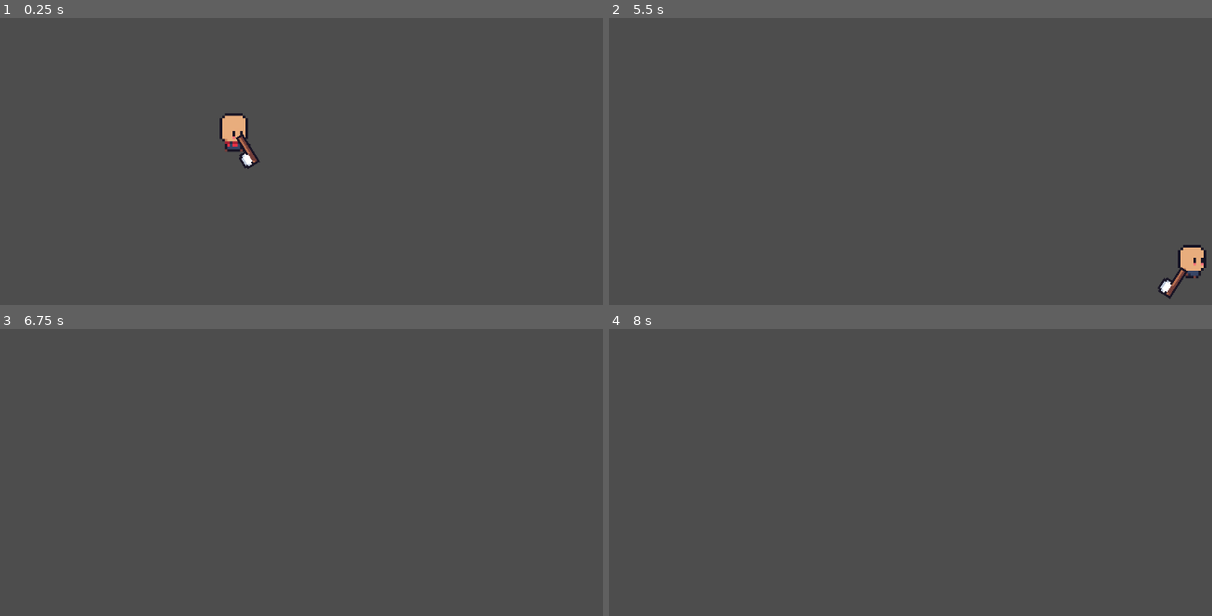
Above: before the commit, frames 1-4 (two rows, left to right).
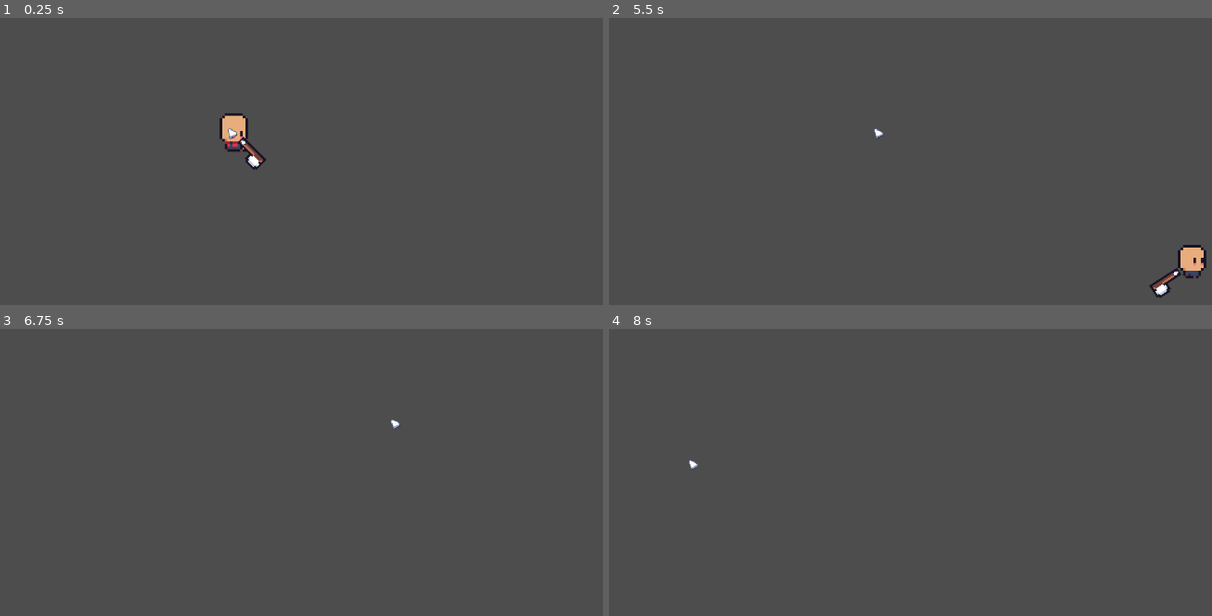
Above: after the commit, the same moments.

Repository: arek-e/brackeys-2024.2
Game: Godot game, scene res://scenes/main.tscn
The game is run twice, just before and just after one commit, with the same random seed, the same clock (stepped at 60 frames per second) and the same inputs.
Inputs (mouse positions are in pixels of both pictures, inside the frame that each line leads up to):
- Up to frame 1 (0.25 s): no input
- Up to frame 2 (5.5 s): move the mouse to (1006, 112) at 0.52 s; hold D (move_right) 0.53-1.28 s; hold Shift (sprint) 0.53-1.28 s; click (1006, 112) at 0.6 s; move the mouse to (693, 155) at 1.27 s; hold S (move_down) 1.28-2.03 s; tap Shift (sprint) at 1.35, 2.85, 4.35 s; click (693, 155) at 1.55 s; tap Enter at 2, 3.5, 5 s; move the mouse to (916, 40) at 2.02 s; hold D (move_right) 2.03-2.78 s; hold Shift (sprint) 2.03-2.78 s; click (916, 40) at 2.1 s; tap Space at 2.75, 4.25 s; move the mouse to (801, 216) at 2.77 s; hold W (move_up) 2.78-3.53 s; click (801, 216) at 3.05 s; move the mouse to (1061, 195) at 3.52 s; hold Shift (sprint) 3.53-4.28 s; hold A (move_left) 3.53-5.03 s; click (1061, 195) at 3.6 s; move the mouse to (621, 72) at 4.27 s; click (621, 72) at 4.55 s; move the mouse to (880, 132) at 5.02 s; hold S (move_down) from 5.03 s (still down); hold Shift (sprint) from 5.03 s (still down); click (880, 132) at 5.1 s
- Up to frame 3 (6.75 s): move the mouse to (120, 340) at 5.77 s; release S (move_down) at 5.78 s; release Shift (sprint) at 5.78 s; hold D (move_right) 5.78-6.53 s; tap Shift (sprint) at 5.85 s; click (120, 340) at 6.05 s; tap Space at 6.5 s; move the mouse to (397, 423) at 6.52 s; hold W (move_up) from 6.53 s (still down); hold Shift (sprint) from 6.53 s (still down); click (397, 423) at 6.6 s
- Up to frame 4 (8 s): move the mouse to (693, 466) at 7.27 s; release W (move_up) at 7.28 s; release Shift (sprint) at 7.28 s; hold D (move_right) from 7.28 s (still down); tap Shift (sprint) at 7.35 s; click (693, 466) at 7.55 s

The runs differ from the first frame. In frame 1, 0.3% of the frame differs, in the area x 37-45%, y 38-53%; in frame 2, 0.4%, in the area x 43-97%, y 38-99%; in frame 3, less than 0.1%; in frame 4, less than 0.1%.

Commit message:
feat: The hand now works and attack is in correct direction

Diff:
--- a/resources/tools/axe/directions/axeNW.tres
+++ b/resources/tools/axe/directions/axeNW.tres
@@ -4,6 +4,6 @@
 
 [resource]
 script = ExtResource("1_wne3c")
-rotation = 45.0
-flip_h = true
-flip_v = false
+rotation = -135.0
+flip_h = false
+flip_v = true
--- a/resources/tools/axe/directions/axeSW.tres
+++ b/resources/tools/axe/directions/axeSW.tres
@@ -4,6 +4,6 @@
 
 [resource]
 script = ExtResource("1_17uet")
-rotation = -45.0
-flip_h = true
-flip_v = false
+rotation = 135.0
+flip_h = false
+flip_v = true
--- a/scenes/player.tscn
+++ b/scenes/player.tscn
@@ -6,6 +6,8 @@
 [ext_resource type="Texture2D" uid="uid://bj3jplgtynb" path="res://assets/Sunnyside World/Characters/Human/RUN/base_run_strip8.png" id="2_mse4e"]
 [ext_resource type="Texture2D" uid="uid://byb21ijheurg6" path="res://assets/Sunnyside World/Characters/Human/WALKING/base_walk_strip8.png" id="3_uymua"]
 [ext_resource type="Texture2D" uid="uid://mbgn6ofykyvm" path="res://assets/Pixel Weapons/Axe.png" id="5_pt4nw"]
+[ext_resource type="Texture2D" uid="uid://pjyouy2itdan" path="res://assets/Sunnyside World/UI/arrow_up.png" id="7_l4mvm"]
+[ext_resource type="Texture2D" uid="uid://3bjw6cuc1p4t" path="res://assets/Sunnyside World/UI/cursor_03.png" id="7_tyyev"]
 
 [sub_resource type="AtlasTexture" id="AtlasTexture_xq4pq"]
 atlas = ExtResource("1_ngy66")
@@ -204,87 +206,30 @@
 radius = 5.0
 height = 16.0
 
+[sub_resource type="CircleShape2D" id="CircleShape2D_uby41"]
+radius = 2.0
+
 [sub_resource type="Animation" id="Animation_dnxa0"]
 length = 0.001
 tracks/0/type = "value"
 tracks/0/imported = false
 tracks/0/enabled = true
-tracks/0/path = NodePath("Hand:position")
+tracks/0/path = NodePath("Hand/ToolSprite:flip_h")
 tracks/0/interp = 1
 tracks/0/loop_wrap = true
 tracks/0/keys = {
 "times": PackedFloat32Array(0),
 "transitions": PackedFloat32Array(1),
-"update": 0,
-"values": [Vector2(3, 4)]
+"update": 1,
+"values": [false]
 }
 tracks/1/type = "value"
 tracks/1/imported = false
 tracks/1/enabled = true
-tracks/1/path = NodePath("Hand:rotation")
+tracks/1/path = NodePath("Hand/ToolSprite:flip_v")
 tracks/1/interp = 1
 tracks/1/loop_wrap = true
 tracks/1/keys = {
-"times": PackedFloat32Array(0),
-"transitions": PackedFloat32Array(1),
-"update": 0,
-"values": [0.0]
-}
-tracks/2/type = "value"
-tracks/2/imported = false
-tracks/2/enabled = true
-tracks/2/path = NodePath("Hand/ToolSprite:position")
-tracks/2/interp = 1
-tracks/2/loop_wrap = true
-tracks/2/keys = {
-"times": PackedFloat32Array(0),
-"transitions": PackedFloat32Array(1),
-"update": 0,
-"values": [Vector2(0, 0)]
-}
-tracks/3/type = "value"
-tracks/3/imported = false
-tracks/3/enabled = true
-tracks/3/path = NodePath("Hand/ToolSprite:rotation")
-tracks/3/interp = 1
-tracks/3/loop_wrap = true
-tracks/3/keys = {
-"times": PackedFloat32Array(0),
-"transitions": PackedFloat32Array(1),
-"update": 0,
-"values": [0.0]
-}
-tracks/4/type = "value"
-tracks/4/imported = false
-tracks/4/enabled = true
-tracks/4/path = NodePath("Hand:scale")
-tracks/4/interp = 1
-tracks/4/loop_wrap = true
-tracks/4/keys = {
-"times": PackedFloat32Array(0),
-"transitions": PackedFloat32Array(1),
-"update": 0,
-"values": [Vector2(1, 1)]
-}
-tracks/5/type = "value"
-tracks/5/imported = false
-tracks/5/enabled = true
-tracks/5/path = NodePath("Hand/ToolSprite:flip_h")
-tracks/5/interp = 1
-tracks/5/loop_wrap = true
-tracks/5/keys = {
-"times": PackedFloat32Array(0),
-"transitions": PackedFloat32Array(1),
-"update": 1,
-"values": [false]
-}
-tracks/6/type = "value"
-tracks/6/imported = false
-tracks/6/enabled = true
-tracks/6/path = NodePath("Hand/ToolSprite:flip_v")
-tracks/6/interp = 1
-tracks/6/loop_wrap = true
-tracks/6/keys = {
 "times": PackedFloat32Array(0),
 "transitions": PackedFloat32Array(1),
 "update": 1,
@@ -330,6 +275,18 @@
 "update": 0,
 "values": [0.0]
 }
+tracks/3/type = "value"
+tracks/3/imported = false
+tracks/3/enabled = true
+tracks/3/path = NodePath("Hand/ToolSprite:z_index")
+tracks/3/interp = 1
+tracks/3/loop_wrap = true
+tracks/3/keys = {
+"times": PackedFloat32Array(0),
+"transitions": PackedFloat32Array(1),
+"update": 1,
+"values": [1]
+}
 
 [sub_resource type="Animation" id="Animation_yo6ui"]
 resource_name = "swing_attack_down"
@@ -345,7 +302,7 @@
 "times": PackedFloat32Array(0, 0.06, 0.16, 0.25, 0.41, 0.5),
 "transitions": PackedFloat32Array(1, 1, 1, 1, 1, 1),
 "update": 0,
-"values": [Vector2(7, 7), Vector2(7, 7), Vector2(7, 7), Vector2(0, 14), Vector2(-8, 7), Vector2(-8, 7)]
+"values": [Vector2(4, 7), Vector2(4, 7), Vector2(4, 7), Vector2(0, 14), Vector2(-4, 7), Vector2(-4, 7)]
 }
 tracks/1/type = "value"
 tracks/1/imported = false
@@ -362,43 +319,32 @@
 tracks/2/type = "value"
 tracks/2/imported = false
 tracks/2/enabled = true
-tracks/2/path = NodePath("Hand/ToolSprite:position")
+tracks/2/path = NodePath("Hand:scale")
 tracks/2/interp = 1
 tracks/2/loop_wrap = true
 tracks/2/keys = {
 "times": PackedFloat32Array(0, 0.5),
 "transitions": PackedFloat32Array(1, 1),
 "update": 0,
-"values": [Vector2(0, 0), Vector2(0, 0)]
+"values": [Vector2(1, 1), Vector2(1, 1)]
 }
 tracks/3/type = "value"
 tracks/3/imported = false
 tracks/3/enabled = true
-tracks/3/path = NodePath("Hand/ToolSprite:rotation")
+tracks/3/path = NodePath("Hand/ToolSprite:z_index")
 tracks/3/interp = 1
 tracks/3/loop_wrap = true
 tracks/3/keys = {
-"times": PackedFloat32Array(0, 0.5),
-"transitions": PackedFloat32Array(1, 1),
-"update": 0,
-"values": [0.0, 0.0]
-}
-tracks/4/type = "value"
-tracks/4/imported = false
-tracks/4/enabled = true
-tracks/4/path = NodePath("Hand:scale")
-tracks/4/interp = 1
-tracks/4/loop_wrap = true
-tracks/4/keys = {
-"times": PackedFloat32Array(0, 0.5),
-"transitions": PackedFloat32Array(1, 1),
-"update": 0,
-"values": [Vector2(1, 1), Vector2(1, 1)]
+"times": PackedFloat32Array(0),
+"transitions": PackedFloat32Array(1),
+"update": 1,
+"values": [1]
 }
 
 [sub_resource type="Animation" id="Animation_1pyei"]
 resource_name = "swing_attack_left"
 length = 0.5
+step = 0.01
 tracks/0/type = "value"
 tracks/0/imported = false
 tracks/0/enabled = true
@@ -406,10 +352,10 @@
 tracks/0/interp = 1
 tracks/0/loop_wrap = true
 tracks/0/keys = {
-"times": PackedFloat32Array(0, 0.0001, 0.0666667, 0.166667, 0.266667, 0.466667, 0.5),
-"transitions": PackedFloat32Array(1, 1, 1, 1, 1, 1, 1),
-"update": 0,
-"values": [Vector2(-3, 4), Vector2(3, 4), Vector2(-7, -10), Vector2(-6, -11), Vector2(-18, 0), Vector2(-6, 8), Vector2(-3, 4)]
+"times": PackedFloat32Array(0, 0.06, 0.16, 0.25, 0.41, 0.5),
+"transitions": PackedFloat32Array(1, 1, 1, 1, 1, 1),
+"update": 0,
+"values": [Vector2(-4, -7), Vector2(-4, -7), Vector2(-4, -7), Vector2(-10, 0), Vector2(-4, 7), Vector2(-4, 7)]
 }
 tracks/1/type = "value"
 tracks/1/imported = false
@@ -418,46 +364,46 @@
 tracks/1/interp = 1
 tracks/1/loop_wrap = true
 tracks/1/keys = {
-"times": PackedFloat32Array(0, 0.0666667, 0.166667, 0.266667, 0.466667, 0.5),
-"transitions": PackedFloat32Array(1, 1, 1, 1, 1, 1),
-"update": 0,
-"values": [0.0, 1.22173, 1.91986, 0.0, -1.22173, -1.0472]
+"times": PackedFloat32Array(0, 0.06, 0.16, 0.25, 0.41, 0.5),
+"transitions": PackedFloat32Array(1, 1, 1, 1, 1, 1),
+"update": 0,
+"values": [-2.35619, -2.18166, -2.00713, -3.14159, -3.92699, -4.10152]
 }
 tracks/2/type = "value"
 tracks/2/imported = false
 tracks/2/enabled = true
-tracks/2/path = NodePath("Hand/ToolSprite:position")
+tracks/2/path = NodePath("Hand/ToolSprite:z_index")
 tracks/2/interp = 1
 tracks/2/loop_wrap = true
 tracks/2/keys = {
-"times": PackedFloat32Array(0, 0.5),
-"transitions": PackedFloat32Array(1, 1),
-"update": 0,
-"values": [Vector2(0, 0), Vector2(0, 0)]
+"times": PackedFloat32Array(0),
+"transitions": PackedFloat32Array(1),
+"update": 1,
+"values": [1]
 }
 tracks/3/type = "value"
 tracks/3/imported = false
 tracks/3/enabled = true
-tracks/3/path = NodePath("Hand/ToolSprite:rotation")
+tracks/3/path = NodePath("Hand/ToolSprite:flip_h")
 tracks/3/interp = 1
 tracks/3/loop_wrap = true
 tracks/3/keys = {
-"times": PackedFloat32Array(0, 0.5),
-"transitions": PackedFloat32Array(1, 1),
-"update": 0,
-"values": [0.0, 0.0]
+"times": PackedFloat32Array(0),
+"transitions": PackedFloat32Array(1),
+"update": 1,
+"values": [false]
 }
 tracks/4/type = "value"
 tracks/4/imported = false
 tracks/4/enabled = true
-tracks/4/path = NodePath("Hand:scale")
+tracks/4/path = NodePath("Hand/ToolSprite:flip_v")
 tracks/4/interp = 1
 tracks/4/loop_wrap = true
 tracks/4/keys = {
 "times": PackedFloat32Array(0),
 "transitions": PackedFloat32Array(1),
-"update": 0,
-"values": [Vector2(-1, 1)]
+"update": 1,
+"values": [true]
 }
 
 [sub_resource type="Animation" id="Animation_td3yj"]
@@ -470,10 +416,10 @@
 tracks/0/interp = 1
 tracks/0/loop_wrap = true
 tracks/0/keys = {
-"times": PackedFloat32Array(0, 0.0001, 0.0666667, 0.166667, 0.266667, 0.466667, 0.5),
-"transitions": PackedFloat32Array(1, 1, 1, 1, 1, 1, 1),
-"update": 0,
-"values": [Vector2(3, 4), Vector2(3, 4), Vector2(7, -10), Vector2(6, -11), Vector2(18, 0), Vector2(6, 8), Vector2(3, 4)]
+"times": PackedFloat32Array(0, 0.06, 0.16, 0.25, 0.41, 0.5),
+"transitions": PackedFloat32Array(1, 1, 1, 1, 1, 1),
+"update": 0,
+"values": [Vector2(4, -7), Vector2(4, -7), Vector2(4, -7), Vector2(10, 0), Vector2(4, 7), Vector2(4, 7)]
 }
 tracks/1/type = "value"
 tracks/1/imported = false
@@ -482,46 +428,22 @@
 tracks/1/interp = 1
 tracks/1/loop_wrap = true
 tracks/1/keys = {
-"times": PackedFloat32Array(0, 0.0666667, 0.166667, 0.266667, 0.466667, 0.5),
-"transitions": PackedFloat32Array(1, 1, 1, 1, 1, 1),
-"update": 0,
-"values": [0.0, -1.22173, -1.91986, 0.0, 1.22173, 1.0472]
+"times": PackedFloat32Array(0, 0.06, 0.16, 0.25, 0.41, 0.5),
+"transitions": PackedFloat32Array(1, 1, 1, 1, 1, 1),
+"update": 0,
+"values": [-1.5708, -1.74533, -1.91986, 0.0, 0.785398, 1.13446]
 }
 tracks/2/type = "value"
 tracks/2/imported = false
 tracks/2/enabled = true
-tracks/2/path = NodePath("Hand/ToolSprite:position")
+tracks/2/path = NodePath("Hand/ToolSprite:z_index")
 tracks/2/interp = 1
 tracks/2/loop_wrap = true
 tracks/2/keys = {
 "times": PackedFloat32Array(0, 0.5),
 "transitions": PackedFloat32Array(1, 1),
-"update": 0,
-"values": [Vector2(0, 0), Vector2(0, 0)]
-}
-tracks/3/type = "value"
-tracks/3/imported = false
-tracks/3/enabled = true
-tracks/3/path = NodePath("Hand/ToolSprite:rotation")
-tracks/3/interp = 1
-tracks/3/loop_wrap = true
-tracks/3/keys = {
-"times": PackedFloat32Array(0, 0.5),
-"transitions": PackedFloat32Array(1, 1),
-"update": 0,
-"values": [0.0, 0.0]
-}
-tracks/4/type = "value"
-tracks/4/imported = false
-tracks/4/enabled = true
-tracks/4/path = NodePath("Hand:scale")
-tracks/4/interp = 1
-tracks/4/loop_wrap = true
-tracks/4/keys = {
-"times": PackedFloat32Array(0),
-"transitions": PackedFloat32Array(1),
-"update": 0,
-"values": [Vector2(1, 1)]
+"update": 1,
+"values": [1, 1]
 }
 
 [sub_resource type="Animation" id="Animation_s4v1u"]
@@ -535,10 +457,10 @@
 tracks/0/interp = 1
 tracks/0/loop_wrap = true
 tracks/0/keys = {
-"times": PackedFloat32Array(0, 0.06, 0.166667, 0.25, 0.41, 0.5),
-"transitions": PackedFloat32Array(1, 1, 1, 1, 1, 1),
-"update": 0,
-"values": [Vector2(-7, -7), Vector2(-7, -7), Vector2(-7, -7), Vector2(0, -14), Vector2(-8, 7), Vector2(-8, 7)]
+"times": PackedFloat32Array(0, 0.06, 0.16, 0.25, 0.41, 0.5),
+"transitions": PackedFloat32Array(1, 1, 1, 1, 1, 1),
+"update": 0,
+"values": [Vector2(-4, -7), Vector2(-4, -7), Vector2(-4, -7), Vector2(0, -14), Vector2(4, -7), Vector2(4, -7)]
 }
 tracks/1/type = "value"
 tracks/1/imported = false
@@ -550,67 +472,43 @@
 "times": PackedFloat32Array(0, 0.06, 0.25, 0.41, 0.5),
 "transitions": PackedFloat32Array(1, 1, 1, 1, 1),
 "update": 0,
-"values": [3.14159, 2.96706, 4.71239, 2.35619, 2.70526]
+"values": [3.14159, 2.96706, 4.71239, 5.49779, 5.84685]
 }
 tracks/2/type = "value"
 tracks/2/imported = false
 tracks/2/enabled = true
-tracks/2/path = NodePath("Hand/ToolSprite:position")
+tracks/2/path = NodePath("Hand/ToolSprite:z_index")
 tracks/2/interp = 1
 tracks/2/loop_wrap = true
 tracks/2/keys = {
-"times": PackedFloat32Array(0, 0.5),
-"transitions": PackedFloat32Array(1, 1),
-"update": 0,
-"values": [Vector2(0, 0), Vector2(0, 0)]
+"times": PackedFloat32Array(0),
+"transitions": PackedFloat32Array(1),
+"update": 1,
+"values": [-1]
 }
 tracks/3/type = "value"
 tracks/3/imported = false
 tracks/3/enabled = true
-tracks/3/path = NodePath("Hand/ToolSprite:rotation")
+tracks/3/path = NodePath("Hand/ToolSprite:flip_h")
 tracks/3/interp = 1
 tracks/3/loop_wrap = true
 tracks/3/keys = {
-"times": PackedFloat32Array(0, 0.5),
-"transitions": PackedFloat32Array(1, 1),
-"update": 0,
-"values": [0.0, 0.0]
+"times": PackedFloat32Array(0),
+"transitions": PackedFloat32Array(1),
+"update": 1,
+"values": [false]
 }
 tracks/4/type = "value"
 tracks/4/imported = false
 tracks/4/enabled = true
-tracks/4/path = NodePath("Hand:scale")
+tracks/4/path = NodePath("Hand/ToolSprite:flip_v")
 tracks/4/interp = 1
 tracks/4/loop_wrap = true
 tracks/4/keys = {
-"times": PackedFloat32Array(0, 0.5),
-"transitions": PackedFloat32Array(1, 1),
-"update": 0,
-"values": [Vector2(1, 1), Vector2(1, 1)]
-}
-tracks/5/type = "value"
-tracks/5/imported = false
-tracks/5/enabled = true
-tracks/5/path = NodePath("Hand/ToolSprite:flip_h")
-tracks/5/interp = 1
-tracks/5/loop_wrap = true
-tracks/5/keys = {
-"times": PackedFloat32Array(0, 0.5),
-"transitions": PackedFloat32Array(1, 1),
-"update": 1,
-"values": [false, false]
-}
-tracks/6/type = "value"
-tracks/6/imported = false
-tracks/6/enabled = true
-tracks/6/path = NodePath("Hand/ToolSprite:flip_v")
-tracks/6/interp = 1
-tracks/6/loop_wrap = true
-tracks/6/keys = {
-"times": PackedFloat32Array(0, 0.5),
-"transitions": PackedFloat32Array(1, 1),
-"update": 1,
-"values": [false, false]
+"times": PackedFloat32Array(0),
+"transitions": PackedFloat32Array(1),
+"update": 1,
+"values": [false]
 }
 
 [sub_resource type="AnimationLibrary" id="AnimationLibrary_r4yjx"]
@@ -626,12 +524,6 @@
 [node name="Player" type="CharacterBody2D"]
 script = ExtResource("1_gif6u")
 TOOL_RESOURCE = ExtResource("2_h2x85")
-SPEED = null
-SPRINT_SPEED = null
-ACCELERATION = null
-BREAK_FORCE = null
-HAND_RADIUS = null
-HAND_LERP_SPEED = null
 
 [node name="AnimatedSprite2D" type="AnimatedSprite2D" parent="."]
 sprite_frames = SubResource("SpriteFrames_y15en")
@@ -643,13 +535,36 @@
 shape = SubResource("CapsuleShape2D_ypc0u")
 
 [node name="Hand" type="Node2D" parent="."]
-position = Vector2(3, 4)
+position = Vector2(-4, -7)
+rotation = 3.14159
 
 [node name="ToolSprite" type="Sprite2D" parent="Hand"]
+z_index = -1
+position = Vector2(5, 0)
 scale = Vector2(0.2, 0.2)
 texture = ExtResource("5_pt4nw")
 
+[node name="HandSprite" type="Sprite2D" parent="Hand"]
+
+[node name="StaticBody2D" type="StaticBody2D" parent="Hand"]
+collision_layer = 0
+collision_mask = 0
+
+[node name="CollisionShape2D" type="CollisionShape2D" parent="Hand/StaticBody2D"]
+shape = SubResource("CircleShape2D_uby41")
+debug_color = Color(0.984836, 0, 0.339709, 0.42)
+
+[node name="Sprite2D" type="Sprite2D" parent="Hand"]
+z_index = 5
+rotation = 1.5708
+scale = Vector2(0.2, 0.2)
+texture = ExtResource("7_l4mvm")
+
 [node name="MouseCursor" type="Marker2D" parent="."]
+
+[node name="Sprite2D" type="Sprite2D" parent="MouseCursor"]
+scale = Vector2(0.3, 0.3)
+texture = ExtResource("7_tyyev")
 
 [node name="AnimationPlayer" type="AnimationPlayer" parent="."]
 libraries = {
--- a/scripts/player.gd
+++ b/scripts/player.gd
@@ -19,6 +19,8 @@
 var directions: Array[String]     = [ "se", "sw", "nw", "ne" ]
 var direction_to_hand: Vector2
 
+var is_attacking = false
+
 
 func get_input() -> Vector2:
 	input.x = Input.get_action_strength("move_right") - Input.get_action_strength("move_left")
@@ -66,8 +68,8 @@
 		animation_player.queue("sprinting")
 	elif animation_player.current_animation != "sprinting":
 		var new_target_hand_position = calculate_hand_position()
+		hand.position = lerp(hand.position, new_target_hand_position, HAND_LERP_SPEED * delta)
 		rotate_tool()
-		hand.position = lerp(hand.position, new_target_hand_position, HAND_LERP_SPEED * delta)
 
 
 func update_sprite_flip(is_sprinting: bool) -> void:
@@ -75,12 +77,10 @@
 		if last_input_direction.x < 0:
 			animated_sprite.flip_h = true
 			if animation_player.current_animation == "sprinting":
-				hand.get_node("ToolSprite").z_index = 1
 				hand.get_node("ToolSprite").flip_h = true
 		else:
 			animated_sprite.flip_h = false
 			if animation_player.current_animation == "sprinting":
-				hand.get_node("ToolSprite").z_index = 1
 				hand.get_node("ToolSprite").flip_h = false
 	else:
 		var angle = rad_to_deg(direction_to_hand.angle())
@@ -116,27 +116,21 @@
 
 
 func attack():
-	# Calculate the direction to the hand (or mouse) relative to the player
-	var direction_to_hand = (hand.global_position - global_position).normalized()
-
-	# Calculate the angle of the direction vector (from 0 to 360 degrees)
-	var angle = rad_to_deg(direction_to_hand.angle())
-	if angle < 0:
-		angle += 360
-
-	# Define angle ranges for each direction (up, down, left, right)
-	if angle >= 225 and angle < 315:
-		# Up attack
-		animation_player.play("swing_attack_up")
-	elif angle >= 135 and angle < 225:
-		# Left attack
-		animation_player.play("swing_attack_left")
-	elif angle >= 45 and angle < 135:
-		# Down attack
-		animation_player.play("swing_attack_down")
-	else:
-		# Right attack (covers 315-360 and 0-45 degrees)
-		animation_player.play("swing_attack_right")
+	# Get the mouse direction relative to the player
+	var mouse_direction = get_mouse_direction()
+
+	is_attacking = true
+
+	# Play the appropriate attack animation based on the mouse direction
+	match mouse_direction:
+		"up":
+			animation_player.play("swing_attack_up")
+		"left":
+			animation_player.play("swing_attack_left")
+		"down":
+			animation_player.play("swing_attack_down")
+		"right":
+			animation_player.play("swing_attack_right")
 
 
 func update_mouse_cursor() -> void:
@@ -189,6 +183,9 @@
 
 
 func rotate_tool() -> void:
+	if is_attacking:
+		return
+
 	var angle = rad_to_deg(direction_to_hand.angle())
 	if angle < 0:
 		angle += 360
@@ -196,14 +193,30 @@
 	var nearest_angle_index = get_nearest_angle_index(angle)
 	if TOOL_RESOURCE and TOOL_RESOURCE.tool_sprite_attributes.size() > 0:
 		var tool_sprite_attributes: ToolSpriteAttributes = TOOL_RESOURCE.tool_sprite_attributes[nearest_angle_index]
-		hand.get_node("ToolSprite").rotation = tool_sprite_attributes.rotation
+		hand.global_rotation_degrees = tool_sprite_attributes.rotation
 		hand.get_node("ToolSprite").flip_h = tool_sprite_attributes.flip_h
 		hand.get_node("ToolSprite").flip_v = tool_sprite_attributes.flip_v
 
-	hand.rotation = 0
-
+func get_mouse_direction() -> String:
+	# Calculate the direction vector from the player to the mouse
+	var direction_to_mouse = (get_global_mouse_position() - global_position).normalized()
+
+	# Calculate the angle of the direction vector in degrees (0-360)
+	var angle = rad_to_deg(direction_to_mouse.angle())
+	if angle < 0:
+		angle += 360
+
+	# Define angle ranges for each direction and return corresponding string
+	if angle >= 45 and angle < 135:
+		return "down"
+	elif angle >= 135 and angle < 225:
+		return "left"
+	elif angle >= 225 and angle < 315:
+		return "up"
+	else:
+		return "right"
 
 func _on_animation_player_animation_finished(anim_name:StringName) -> void:
 	if anim_name.begins_with("swing_attack"):
-		print_debug("swing attack finished")
-		rotate_tool()
+		print_debug("swing attack complete")
+		is_attacking = false
Not shown: 1 places in scenes/player.tscn that only renumber resources
